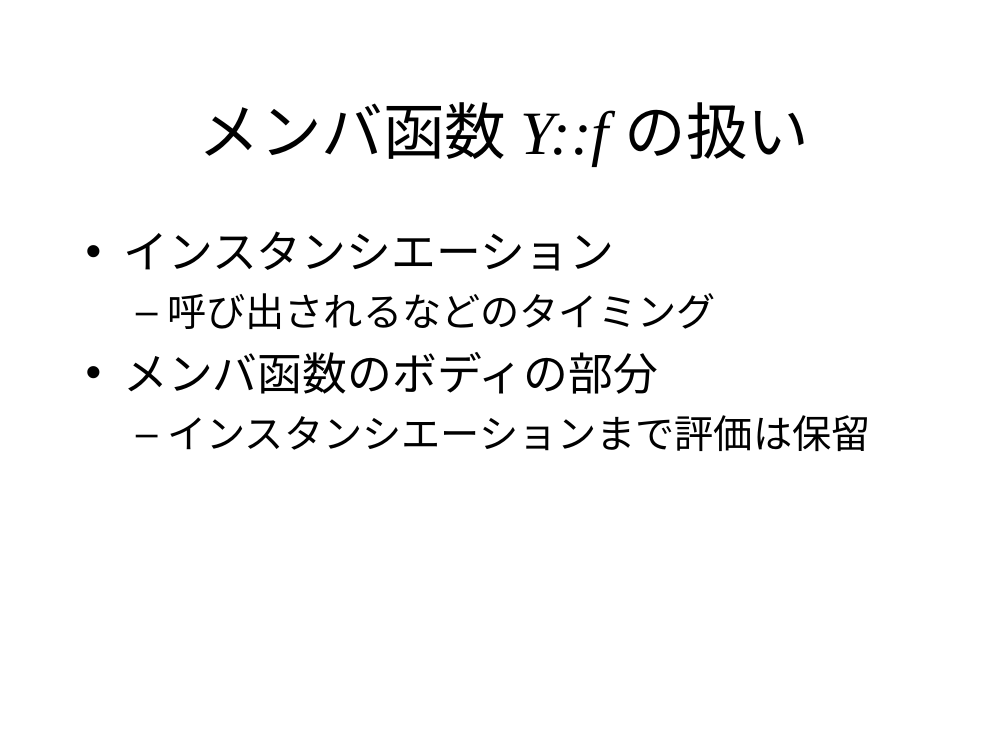
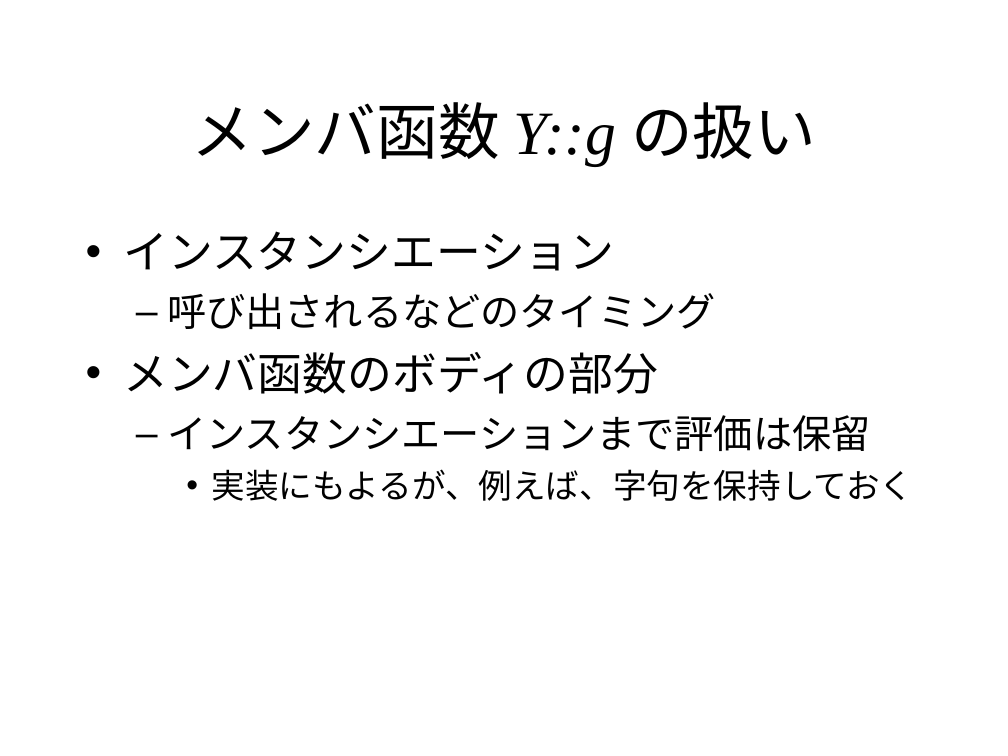
Before and after one commit to KeiHasegawa/cxx_doc, a slide deck: slide 4 of 20_template_mem_fun.ppt. Drawn at 1008x756 pixels with LibreOffice and Linux fonts; fonts in the diff are those of the drawing. Boxes give left, top, right and bottom in pixels: in the first picture for what was removed or moved away, otherwise in the second. Text is boxed around its words. In the diff, an @@ line names an element or a change of style, - is before the commit and + after.

```diff
--- a/20_template_mem_fun.ppt
+++ b/20_template_mem_fun.ppt
@@ title at [192, 102, 816, 166]: text changed @@
-メンバ函数 Y::f の扱い
+メンバ函数 Y::g の扱い
@@ text at [212, 469, 914, 501]: paragraph added @@
+    • 実装にもよるが、例えば、字句を保持しておく
```
Also in this commit, not shown: 2 other slides changed, 2 slides added, 3 other files.
